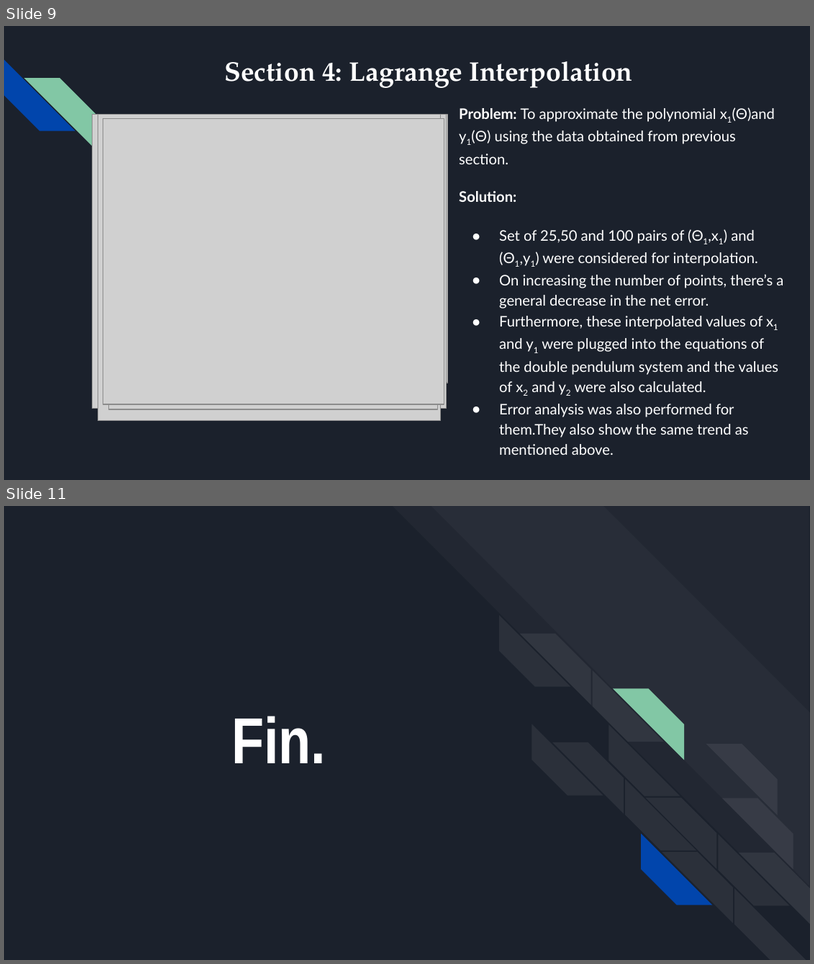
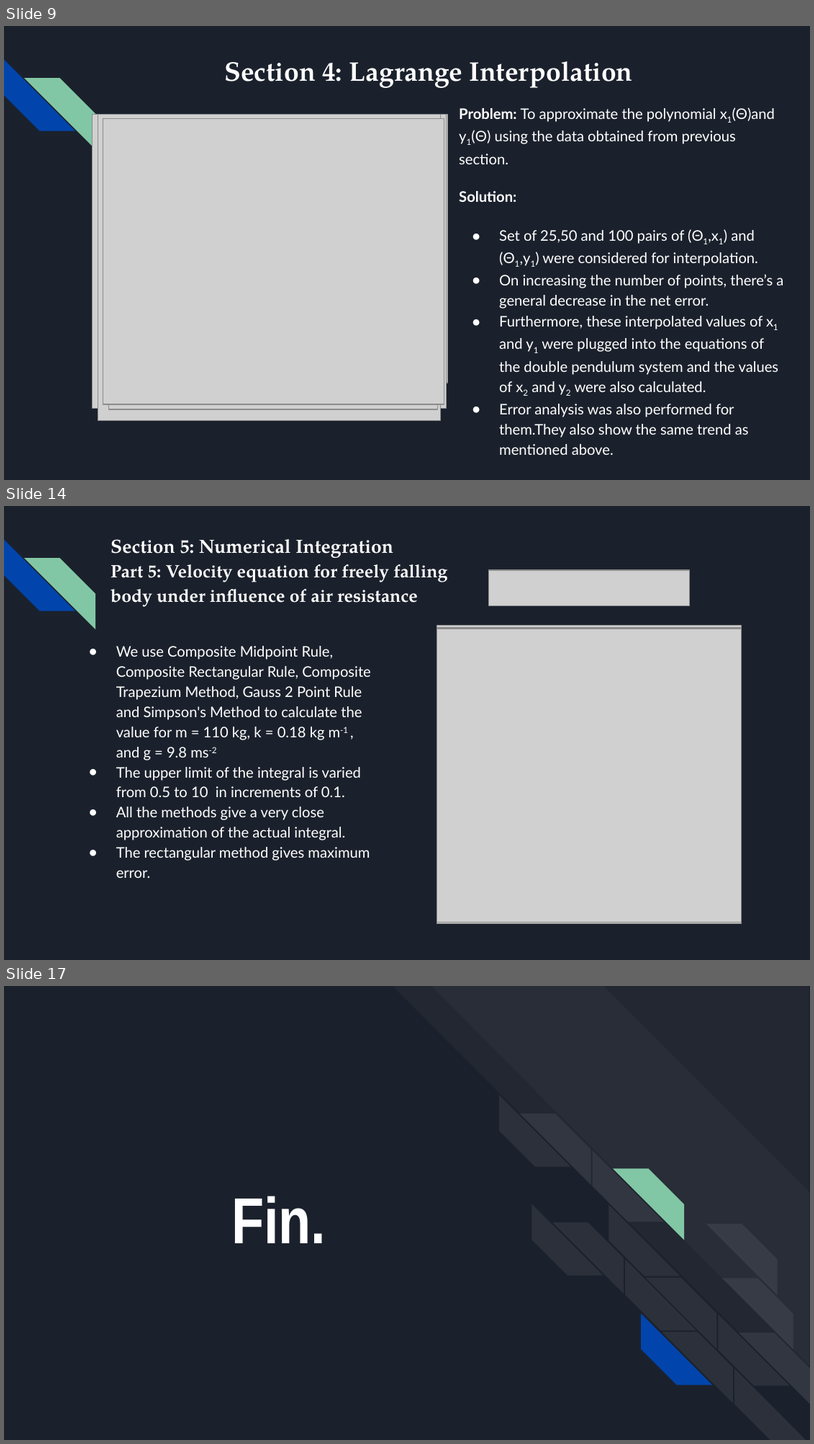
Before and after one commit to shantanutyagi67/CS374_Labs, a slide deck: Project/Submission/201801015_ProjectPPT.pptx. Shown one above the other, each under a label of ours: slides 9 and 11 before the commit, slides 9, 14 and 17 after it; the slides between them are not shown. The pictures are 814x964 and 814x1444 pixels, drawn with LibreOffice and Linux fonts; fonts in the diff are those of the drawing; grey boxes stand for pictures. Boxes give left, top, right and bottom in pixels: in the first picture for what was removed or moved away, otherwise in the second. Text is boxed around its words. In the diff, an @@ line names an element or a change of style, - is before the commit and + after.

```diff
--- a/Project/Submission/201801015_ProjectPPT.pptx
+++ b/Project/Submission/201801015_ProjectPPT.pptx
@@ slide 14 added at [4, 506, 810, 960], background #1B212C; not listed: 2 template elements that a slide beside it also shows @@
@@ text added at [111, 539, 448, 607], 16 pt, text #FFFFFF, bold @@
+Section 5: Numerical Integration
+Part 5: Velocity equation for freely falling body under influence of air resistance
@@ picture added at [489, 571, 689, 606] @@
@@ picture added at [437, 626, 741, 919] @@
@@ picture added at [437, 627, 741, 923] @@
@@ picture added at [437, 628, 741, 922] @@
@@ text added at [116, 646, 371, 878], 13 pt, text #FFFFFF @@
+● We use Composite Midpoint Rule, Composite Rectangular Rule, Composite Trapezium Method, Gauss 2 Point Rule and Simpson's Method to calculate the value for m = 110 kg, k = 0.18 kg m-1 , and g = 9.8 ms-2
+● The upper limit of the integral is varied from 0.5 to 10 in increments of 0.1.
+● All the methods give a very close approximation of the actual integral.
+● The rectangular method gives maximum error.
@@ what was slide 11 is now slide 17 @@
```
Also in this commit, not shown: 2 slides changed, 6 other slides added, 1 slide removed, 6 other files.
